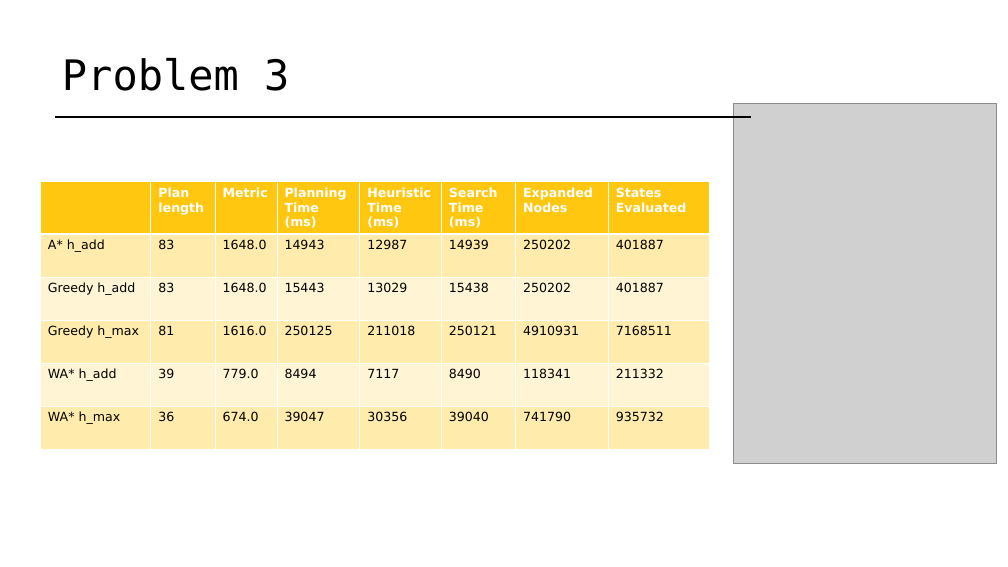
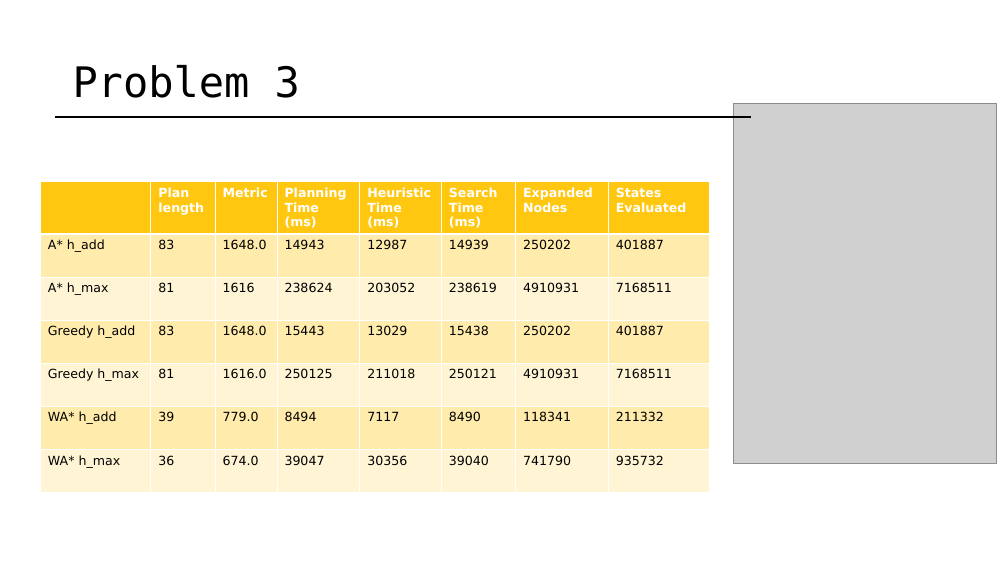
Before and after one commit to serenaragaglia/taxi_planning, a slide deck: slide 10 of documents/planning.pptx. Drawn at 1008x567 pixels with LibreOffice and Linux fonts; fonts in the diff are those of the drawing; grey boxes stand for pictures. Boxes give left, top, right and bottom in pixels: in the first picture for what was removed or moved away, otherwise in the second. Text is boxed around its words. In the diff, an @@ line names an element or a change of style, - is before the commit and + after.

```diff
--- a/documents/planning.pptx
+++ b/documents/planning.pptx
@@ text "Problem 3": place and size @@
-text "Problem 3" at [62, 58, 289, 91]
+text "Problem 3" at [73, 65, 300, 98]
@@ table at [40, 181, 710, 493] @@
+row 3: A* h_max | 81 | 1616 | 238624 | 203052 | 238619 | 4910931 | 7168511
```
Also in this commit, not shown: 4 other slides changed.
